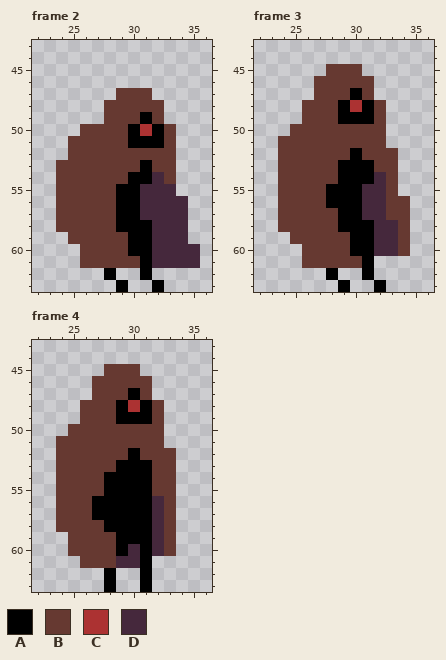
File history of a pixel-art file, Assets/Art/Vagabond/vagabond-knockback.aseprite. Above is the file before it was changed.
64x64 pixels, 4 frames. Shown: frame 2: x 22..36, y 43..63; frame 3: x 22..36, y 43..63; frame 4: x 22..36, y 43..63.
Palette (. is transparent): A #000000  B #663931  C #ac3232  D #45283c
Pixels before, frame 2, first column x 24:
47 .....BBB....
48 ....BBBBB...
49 ....BBBAB...
50 ..BBBBACAB..
51 .BBBBBAAAB..
52 .BBBBBBBBB..
53 BBBBBBBABB..
54 BBBBBBAADB..
55 BBBBBAADDD..
56 BBBBBAADDDD.
57 BBBBBAADDDD.
58 BBBBBAAADDD.
59 .BBBBBAADDD.
60 ..BBBBAADDDD
61 ..BBBBBADDDD
62 ....A..A....
63 .....A..A...
Pixels before, frame 3, first column x 24:
45 ....BBB....
46 ...BBBBB...
47 ...BBBAB...
48 ..BBBACAB..
49 ..BBBAAAB..
50 .BBBBBBBB..
51 BBBBBBBBB..
52 BBBBBBABBB.
53 BBBBBAAABB.
54 BBBBBAAADB.
55 BBBBAAADDB.
56 BBBBAAADDBB
57 BBBBBAADDBB
58 BBBBBAAADDB
59 .BBBBBAADDB
60 ..BBBBAADDB
61 ..BBBBBA...
62 ....A..A...
63 .....A..A..
Pixels before, frame 4, first column x 24:
45 ....BBB...
46 ...BBBBB..
47 ...BBBAB..
48 ..BBBACAB.
49 ..BBBAAAB.
50 .BBBBBBBB.
51 BBBBBBBBB.
52 BBBBBBABBB
53 BBBBBAAABB
54 BBBBAAAABB
55 BBBBAAAABB
56 BBBAAAAADB
57 BBBAAAAADB
58 BBBBAAAADB
59 .BBBBAAADB
60 .BBBBADADB
61 ..BBBDDA..
62 ....A..A..
63 ....A..A..
After the commit:
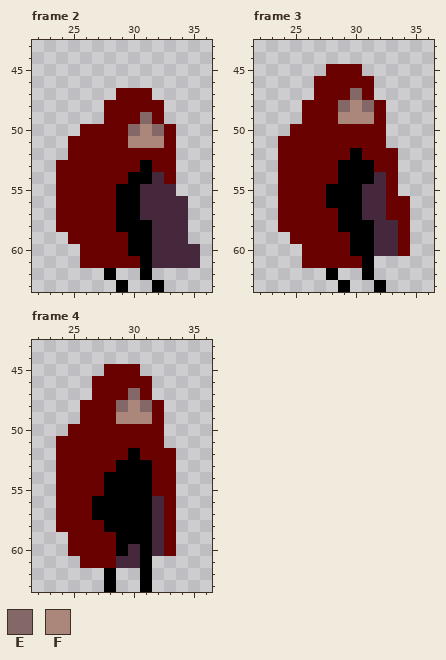
Colours new in this view: E #846868  F #ab867b
The edit:
layer "face" added
colour B: #663931 -> #6a0101
Changed rows in their new state; - is a pixel that keeps its letter.
Frame 2, layer "face":
first column x 30:
49 -E-
50 EFE
51 FFF
Frame 3, layer "face":
first column x 29:
47 -E-
48 EFE
49 FFF
Frame 4, layer "face": the same change as frame 3
